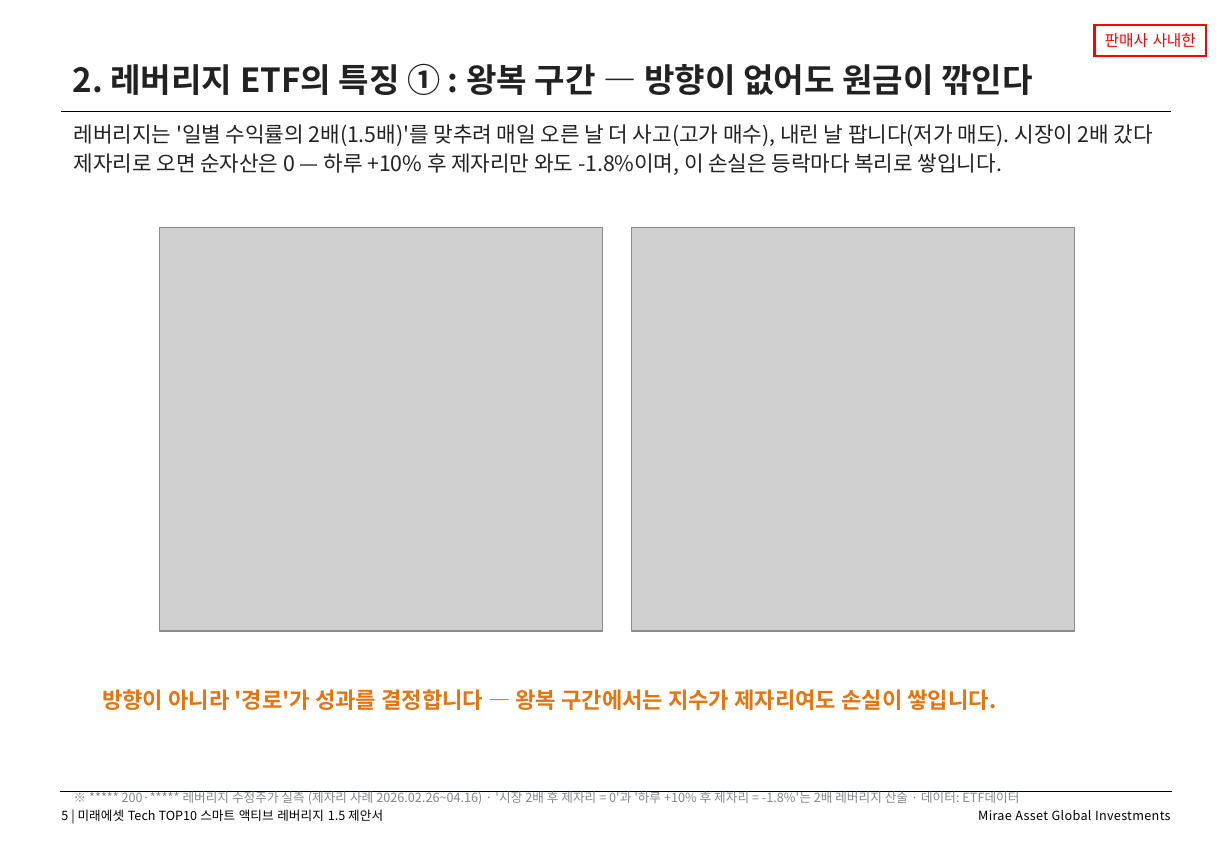
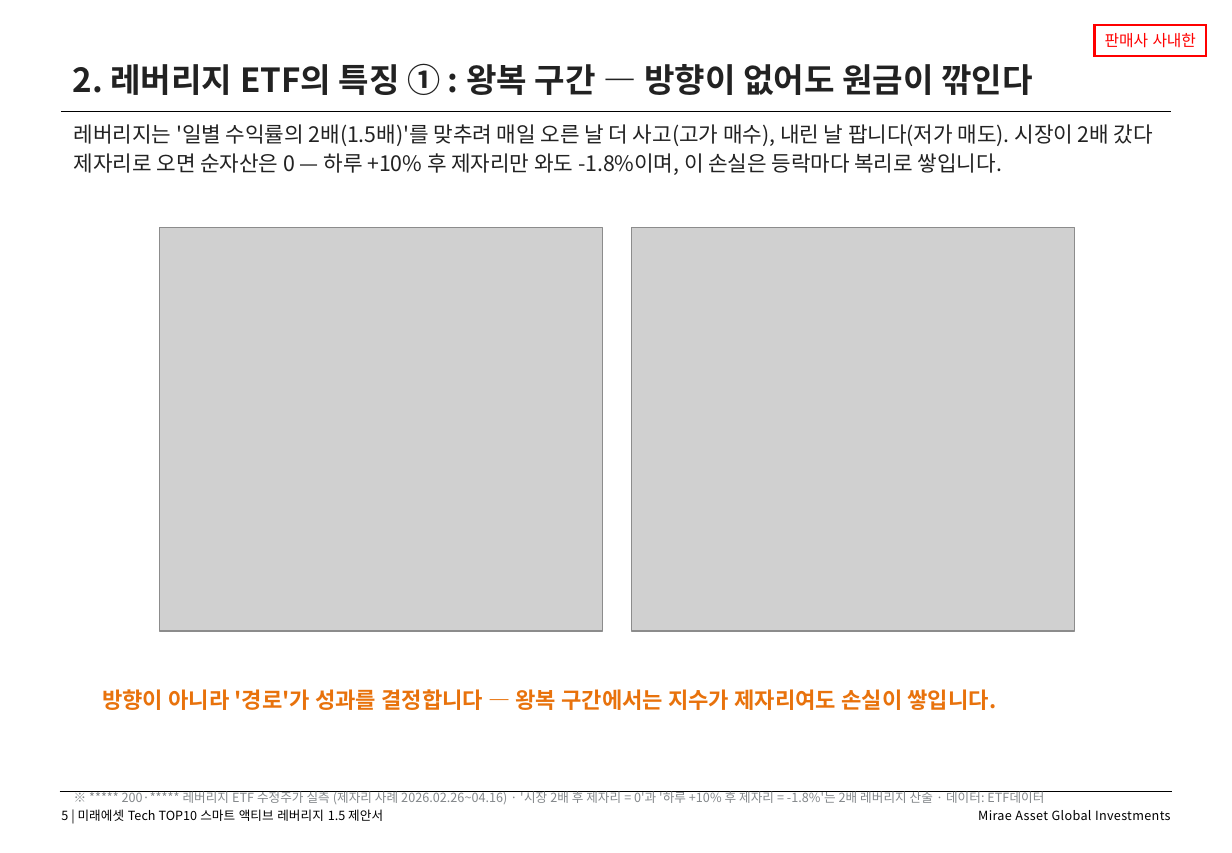
Before and after one commit to gamer383-bit/Volatility-Fund, a slide deck: slide 5 of 제안서/Tech_TOP10_스마트액티브레버리지15_v1_20260812.pptx. Drawn at 1232x853 pixels with LibreOffice and Linux fonts; fonts in the diff are those of the drawing; grey boxes stand for pictures. Boxes give left, top, right and bottom in pixels: in the first picture for what was removed or moved away, otherwise in the second. Text is boxed around its words. In the diff, an @@ line names an element or a change of style, - is before the commit and + after.

```diff
--- a/제안서/Tech_TOP10_스마트액티브레버리지15_v1_20260812.pptx
+++ b/제안서/Tech_TOP10_스마트액티브레버리지15_v1_20260812.pptx
@@ text at (x1=122, y1=791, x2=1044, y2=804): text changed @@
-※ ***** 200·***** 레버리지 수정주가 실측 (제자리 사례 2026.02.26~04.16) · '시장 2배 후 제자리 = 0'과 '하루 +10% 후 제자리 = -1.8%'는 2배 레버리지 산술 · 데이터: ETF데이터
+※ ***** 200·***** 레버리지 ETF 수정주가 실측 (제자리 사례 2026.02.26~04.16) · '시장 2배 후 제자리 = 0'과 '하루 +10% 후 제자리 = -1.8%'는 2배 레버리지 산술 · 데이터: ETF데이터
```
Also in this commit, not shown: 2 other slides changed, 5 other files.
